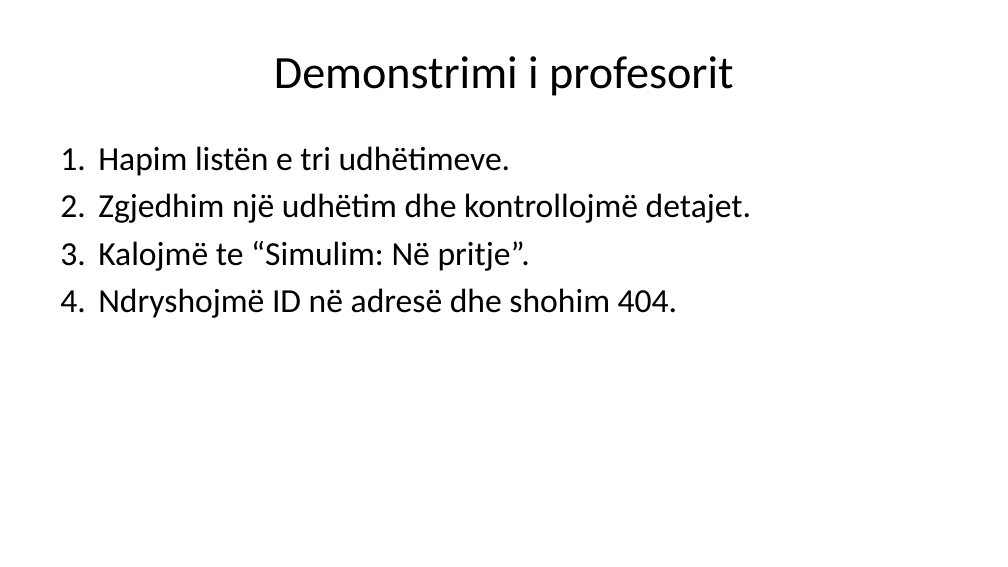
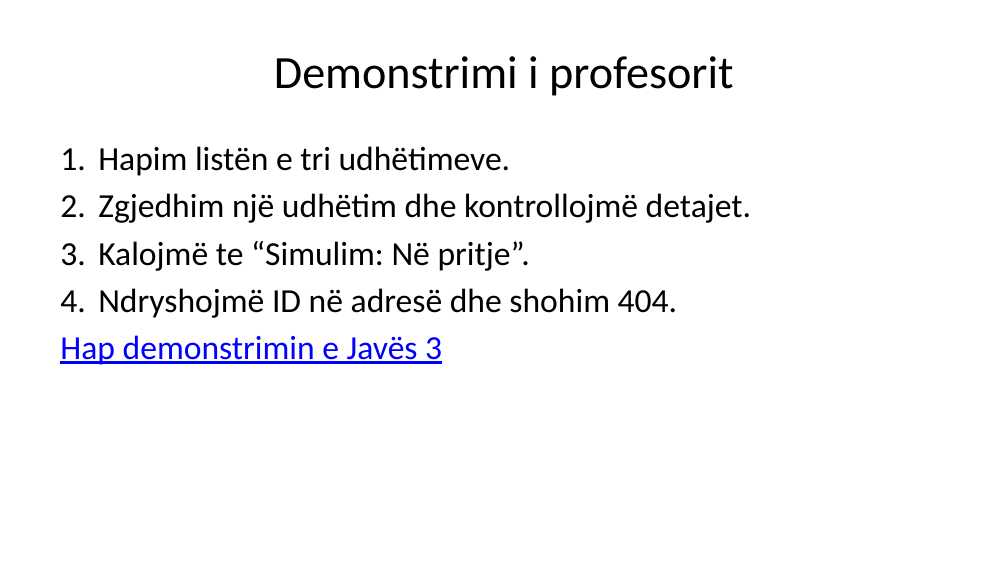
Before and after one commit to arbenl/arbenl.github.io, a slide deck: slide 13 of lendet/2026-2027/mobile/lectures/ligjerata-03-komponentet-app-router-rideshare-2026.pptx. Drawn at 1008x567 pixels with LibreOffice and Linux fonts; fonts in the diff are those of the drawing. Boxes give left, top, right and bottom in pixels: in the first picture for what was removed or moved away, otherwise in the second. Text is boxed around its words. In the diff, an @@ line names an element or a change of style, - is before the commit and + after.

```diff
--- a/lendet/2026-2027/mobile/lectures/ligjerata-03-komponentet-app-router-rideshare-2026.pptx
+++ b/lendet/2026-2027/mobile/lectures/ligjerata-03-komponentet-app-router-rideshare-2026.pptx
@@ text at (x1=60, y1=335, x2=442, y2=365): paragraph added @@
+Hap demonstrimin e Javës 3
```
Also in this commit, not shown: 13 other files.
